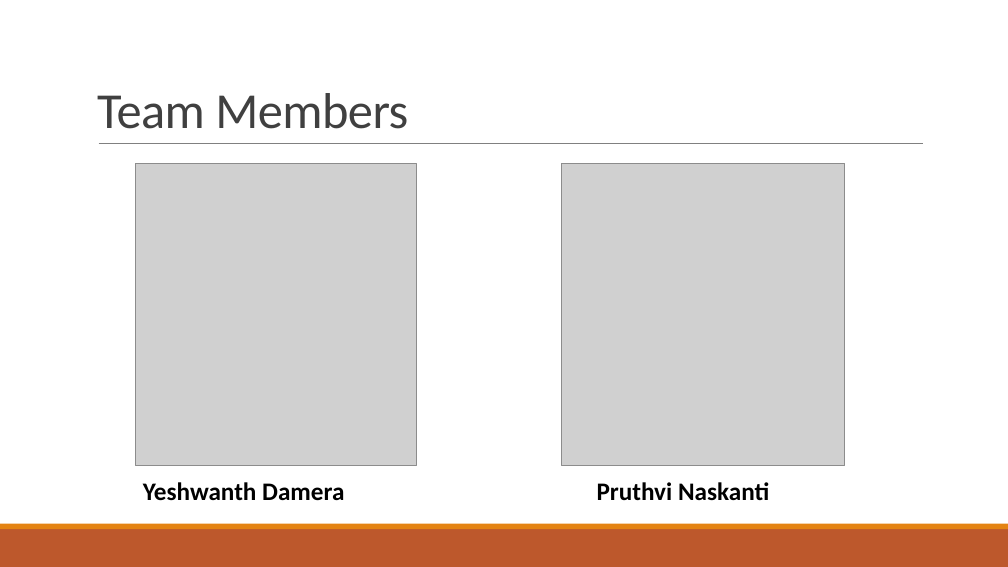
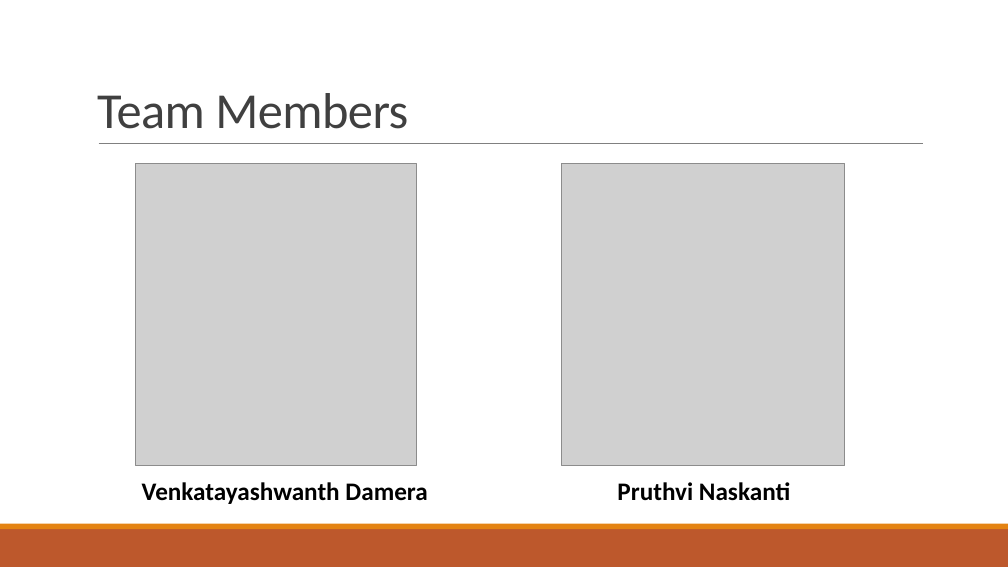
Before and after one commit to pruthvi-naskanti/The-Hunt-FSA9, a slide deck: slide 2 of The Hunt.pptx. Drawn at 1008x567 pixels with LibreOffice and Linux fonts; fonts in the diff are those of the drawing; grey boxes stand for pictures. Boxes give left, top, right and bottom in pixels: in the first picture for what was removed or moved away, otherwise in the second. Text is boxed around its words. In the diff, an @@ line names an element or a change of style, - is before the commit and + after.

Commit message:
updated name in ppt

```diff
--- a/The Hunt.pptx
+++ b/The Hunt.pptx
@@ text at <box>142,482,790,504</box>: text changed @@
-Yeshwanth Damera Pruthvi Naskanti
+Venkatayashwanth Damera Pruthvi Naskanti
```
